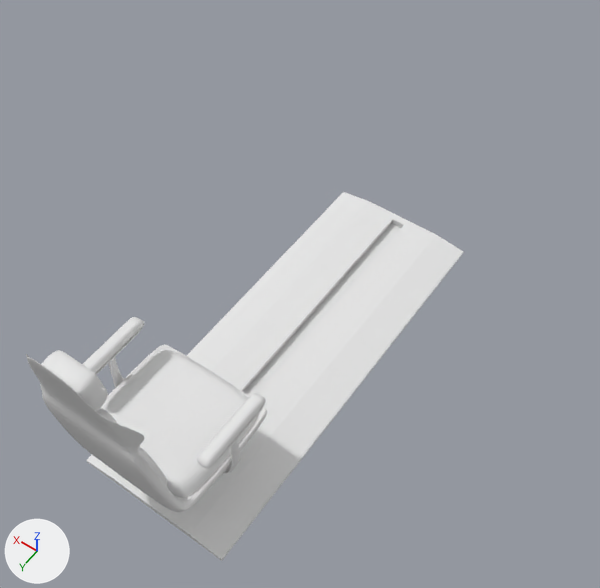
An edit to the Blender file SeniorCapstone/Ship/CockpitItems/MainChair/Blender/CockpitChair.blend, drawn before and after from the same camera.
One viewpoint serves both versions: a 50 mm camera at (-1.08, 0.88, 2.65) aimed at (-0.07, -0.53, 0.43). Lighting does not change. The marker at lower left points along +X, +Y and +Z.

Names of what the first picture shows: 'Cube', 'Cushion', 'MainChair', 'SliderHolder', 'TopCushion'.
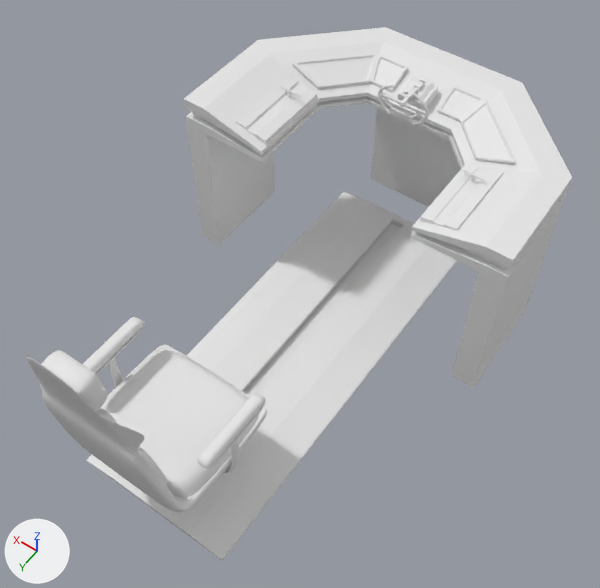
Changed parts and their boxes [x1, y1, x2, y2] in the pictures (600 x 588 px):
'cockpitPanel', added
    after: [184, 27, 572, 388]
'Plane.002', added
    after: [292, 54, 516, 164]
'Cube.001', added
    after: [236, 75, 503, 230]
'Plane.001', added
    after: [397, 76, 439, 115]
'Wheel', added
    after: [378, 84, 429, 126]
'Cylinder', added
    after: [400, 80, 424, 107]
'Cube.002', added
    after: [281, 86, 486, 183]

The change, as a diff of the scene's bpy script:
```diff
--- a/SeniorCapstone/Ship/CockpitItems/MainChair/Blender/CockpitChair.blend.py
+++ b/SeniorCapstone/Ship/CockpitItems/MainChair/Blender/CockpitChair.blend.py
@@ me_cube_007 @@
+me_cube_007.from_pydata(...)  # 68 vertices, 59 faces; spans x 0.0..2.59, y -1.0..6.45, z -0.01..2.89
@@ me_plane_002 @@
+me_plane_002.from_pydata(...)  # 72 vertices, 68 faces; spans x -6.91..0.0, y -0.41..0.38, z -4.66..3.98
@@ me_plane_003 @@
+me_plane_003.from_pydata(...)  # 38 vertices, 29 faces; spans x -2.48..0.0, y -2.2..2.36, z -3.18..0.55
@@ me_cylinder @@
+me_cylinder.from_pydata(...)  # 52 vertices, 46 faces; spans x -0.1..0.1, y -0.2..1.03, z -0.2..0.2
@@ me_cube_008 @@
+me_cube_008.from_pydata(...)  # 24 vertices, 22 faces; spans x -6.92..-4.89, y -0.11..4.83, z -0.98..-0.08
@@ me_cube_009 @@
+me_cube_009.from_pydata(...)  # 116 vertices, 114 faces; spans x -60.71..-47.22, y -0.56..0.97, z -4.12..1.78
@@ me_plane_004 @@
+me_plane_004.from_pydata(...)  # 104 vertices, 102 faces; spans x -4.64..-0.94, y -1.81..0.78, z -0.66..-0.07
@@ ob_cockpitpanel @@
+ob_cockpitpanel = bpy.data.objects.new('cockpitPanel', me_cube_007)
+ob_cockpitpanel.location = (0.0, -1.503, 0.0)
+ob_cockpitpanel.scale = (0.252, 0.106, 0.252)
+_m = ob_cockpitpanel.modifiers.new('Mirror', 'MIRROR')
+_m.use_clip = True
@@ ob_wheel @@
+ob_wheel = bpy.data.objects.new('Wheel', me_plane_002)
+ob_wheel.location = (0.0, -1.257, 0.725)
+ob_wheel.scale = (0.0154, 0.0154, 0.0172)
+_m = ob_wheel.modifiers.new('Mirror', 'MIRROR')
+_m.use_clip = True
+_m = ob_wheel.modifiers.new('Subsurf', 'SUBSURF')
@@ ob_plane_001 @@
+ob_plane_001 = bpy.data.objects.new('Plane.001', me_plane_003)
+ob_plane_001.location = (0.0, -1.368, 0.722)
+ob_plane_001.scale = (0.0219, 0.0219, 0.0219)
+_m = ob_plane_001.modifiers.new('Mirror', 'MIRROR')
+_m.use_clip = True
@@ ob_cylinder @@
+ob_cylinder = bpy.data.objects.new('Cylinder', me_cylinder)
+ob_cylinder.location = (0.0, -1.366, 0.726)
+ob_cylinder.scale = (0.117, 0.117, 0.117)
@@ ob_cube_001 @@
+ob_cube_001 = bpy.data.objects.new('Cube.001', me_cube_008)
+ob_cube_001.location = (0.0, -1.165, 0.707)
+ob_cube_001.scale = (0.0642, 0.0642, 0.0642)
+_m = ob_cube_001.modifiers.new('Mirror', 'MIRROR')
@@ ob_cube_002 @@
+ob_cube_002 = bpy.data.objects.new('Cube.002', me_cube_009)
+ob_cube_002.location = (0.0, -1.09, 0.706)
+ob_cube_002.scale = (0.0069, 0.0069, 0.0069)
+_m = ob_cube_002.modifiers.new('Subsurf', 'SUBSURF')
+_m = ob_cube_002.modifiers.new('Mirror', 'MIRROR')
@@ ob_plane_002 @@
+ob_plane_002 = bpy.data.objects.new('Plane.002', me_plane_004)
+ob_plane_002.location = (0.0, -1.278, 0.733)
+ob_plane_002.scale = (0.101, 0.101, 0.101)
+_m = ob_plane_002.modifiers.new('Mirror', 'MIRROR')
+_m = ob_plane_002.modifiers.new('Subsurf', 'SUBSURF')
```
